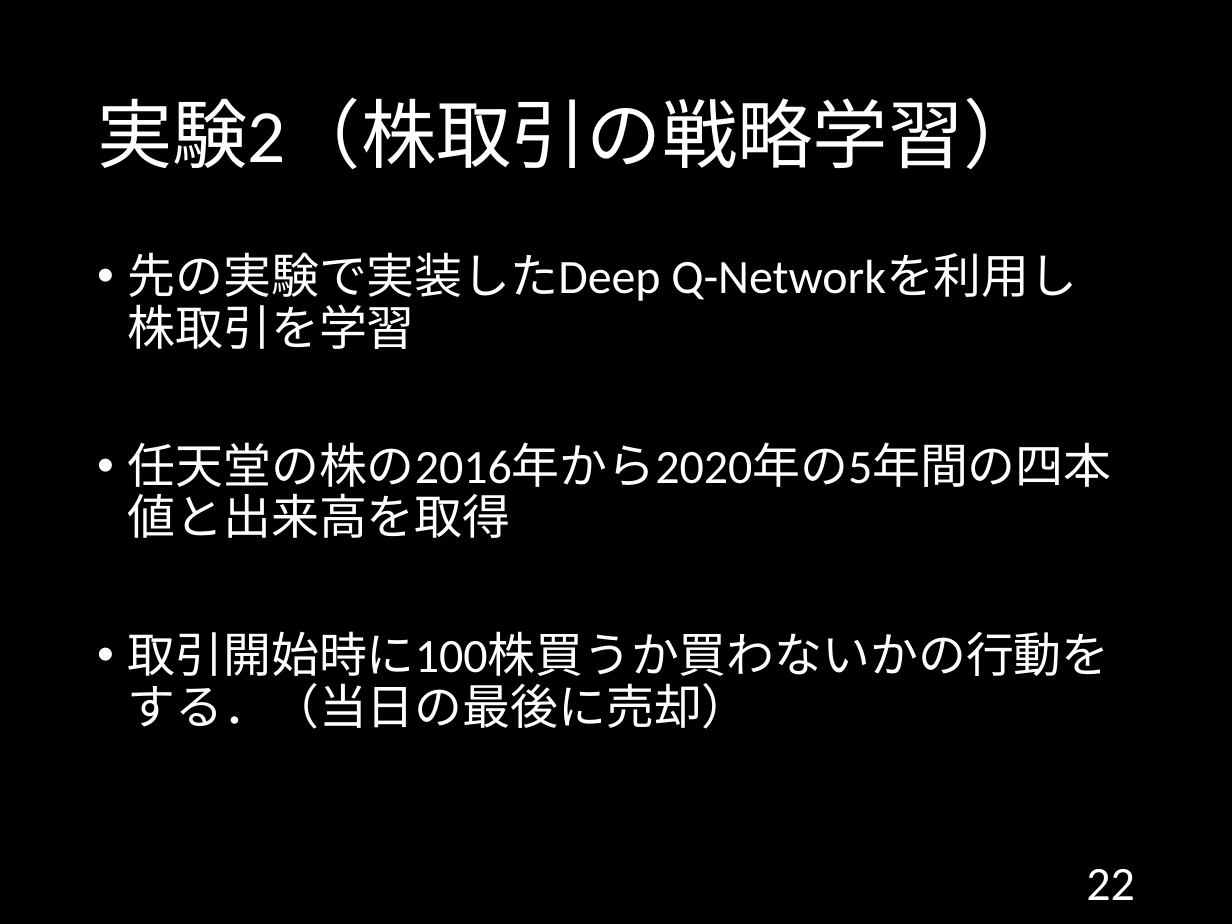
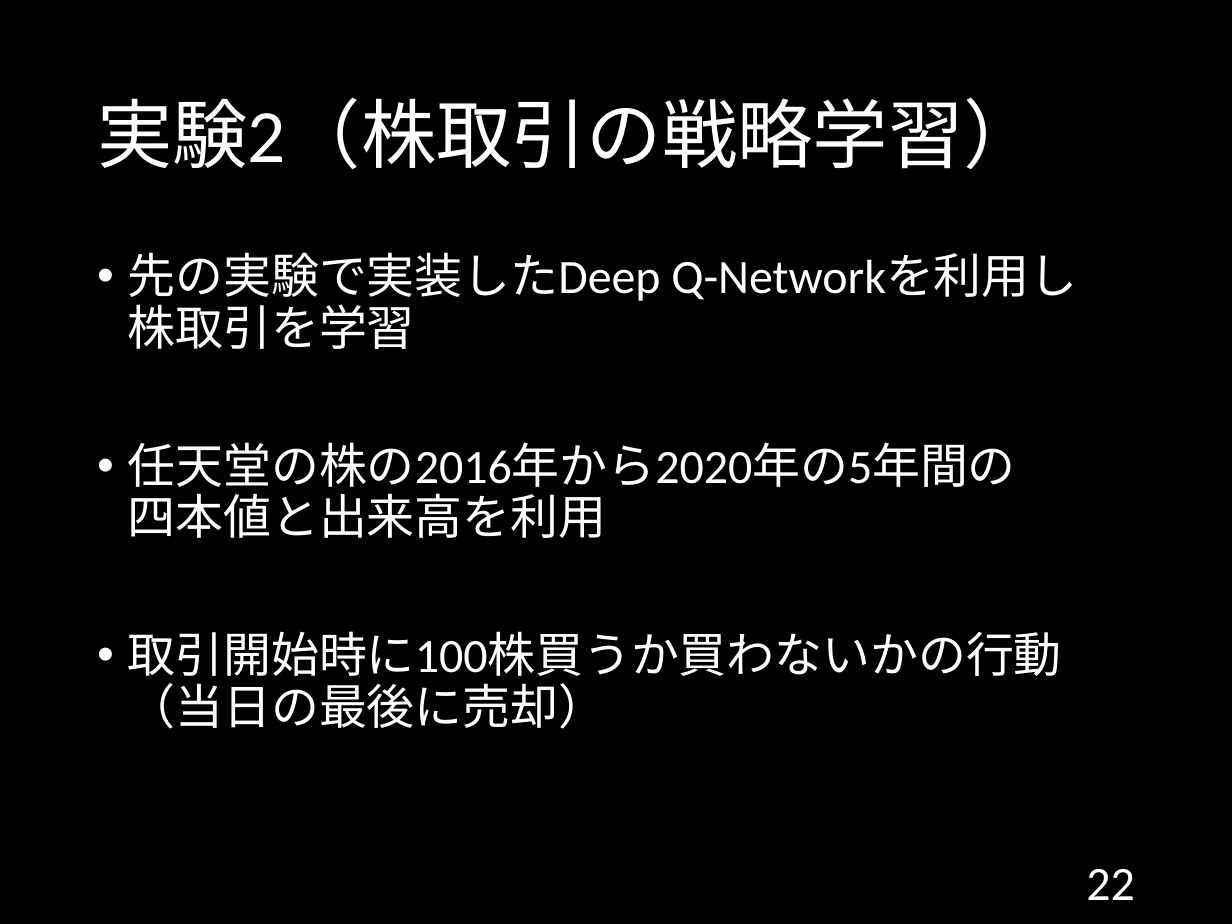
Before and after one commit to 1g-hub/ozeki, a slide deck: slide 22 of B3/情報工学実験II_発表資料.pptx. Drawn at 1232x924 pixels with LibreOffice and Linux fonts; fonts in the diff are those of the drawing. Boxes give left, top, right and bottom in pixels: in the first picture for what was removed or moved away, otherwise in the second. Text is boxed around its words. In the diff, an @@ line names an element or a change of style, - is before the commit and + after.

```diff
--- a/B3/情報工学実験II_発表資料.pptx
+++ b/B3/情報工学実験II_発表資料.pptx
@@ text at (128, 442, 1062, 729): text changed @@
-• 任天堂の株の2016年から2020年の5年間の四本値と出来高を取得
-• 取引開始時に100株買うか買わないかの行動をする．（当日の最後に売却）
+• 任天堂の株の2016年から2020年の5年間の
+  四本値と出来高を利用
+• 取引開始時に100株買うか買わないかの行動（当日の最後に売却）
```
Also in this commit, not shown: 4 other slides changed.
